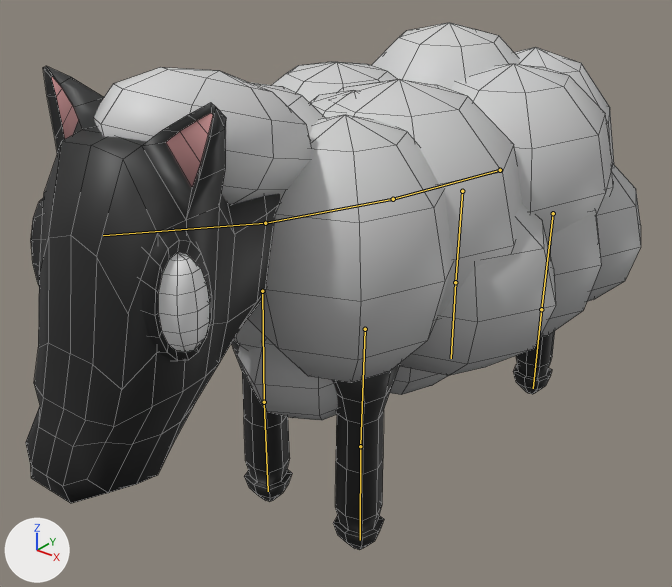
The Blender file Assets/Models/Sheep.blend as it was, and as the next commit left it.
Both versions are drawn from a 50 mm lens placed at (0.749, -1.071, 0.949), pointed at (-0.047, -0.076, 0.332). Lighting does not change. The marker at lower left points along +X, +Y and +Z. The bones that bend it are drawn over the model as lines. Mesh edges are drawn as thin lines.
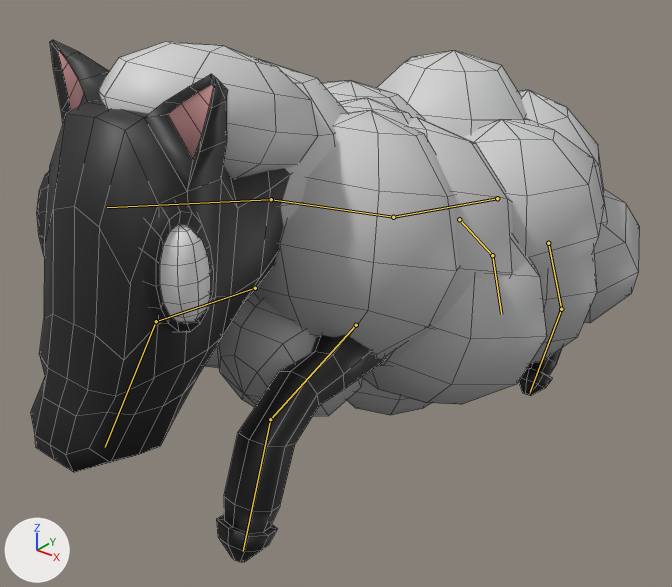
The newer file adds an action. The first version stands in its rest pose; the second is drawn at frame 30 of the action 'Run'.

Changed parts and their boxes (x1, y1, x2, y2) in the pictures (672 x 587 px):
'Cube', posed: before (26, 22, 641, 550); after (31, 40, 639, 562)
bone 'Main', root to tip: before (500, 170) to (393, 199); after (497, 198) to (393, 217)
bone 'Back', root to tip: before (393, 199) to (265, 223); after (393, 217) to (271, 199)
bone 'Head', root to tip: before (265, 223) to (103, 235); after (271, 199) to (107, 207)
bone 'UpperLeg_FL', root to tip: before (365, 329) to (360, 446); after (356, 325) to (270, 419)
bone 'LowerLeg_FL', root to tip: before (360, 446) to (360, 540); after (270, 419) to (243, 551)
bone 'UpperLeg_FR', root to tip: before (262, 291) to (264, 402); after (255, 288) to (156, 321)
bone 'LowerLeg_FR', root to tip: before (264, 402) to (268, 491); after (156, 321) to (105, 447)
bone 'UpperLeg_BL', root to tip: before (553, 213) to (541, 309); after (548, 243) to (561, 309)
bone 'LowerLeg_BL', root to tip: before (541, 309) to (533, 388); after (561, 309) to (530, 392)
bone 'UpperLeg_BR', root to tip: before (462, 191) to (455, 282); after (459, 219) to (492, 255)
bone 'LowerLeg_BR', root to tip: before (455, 282) to (451, 358); after (492, 255) to (501, 314)

Edits to the bpy script that builds the scene:
```text
Change bone_main:
    where bone_main = bpy.data.objects['Armature'].pose.bones['Main']
    bone_main.location: (0.0, 0.0, 0.0) -> (0.0, -0.006, -0.052)
    bone_main.rotation_quaternion: (1.0, 0.0, 0.0, 0.0) -> (0.999, 0.036, 0.0, 0.0)  # degrees (0, 0, 0) -> degrees (4, 0, 0)
Change bone_back:
    where bone_back = bpy.data.objects['Armature'].pose.bones['Back']  # child of 'Main'
    bone_back.rotation_quaternion: (1.0, 0.0, 0.0, 0.0) -> (0.998, 0.065, 0.005, -0.011)  # degrees (0, 0, 0) -> degrees (7, 1, -1)
Change bone_head:
    where bone_head = bpy.data.objects['Armature'].pose.bones['Head']  # child of 'Back'
    bone_head.rotation_quaternion: (1.0, 0.0, 0.0, 0.0) -> (0.994, -0.104, -0.01, -0.001)  # degrees (0, 0, 0) -> degrees (-12, -1, 0)
Change bone_upperleg_fl:
    where bone_upperleg_fl = bpy.data.objects['Armature'].pose.bones['UpperLeg_FL']  # child of 'Back'
    bone_upperleg_fl.rotation_quaternion: (1.0, 0.0, 0.0, 0.0) -> (0.865, -0.502, -0.009, -0.028)  # degrees (0, 0, 0) -> degrees (-60, -3, -2)
Change bone_lowerleg_fl:
    where bone_lowerleg_fl = bpy.data.objects['Armature'].pose.bones['LowerLeg_FL']  # child of 'UpperLeg_FL'
    bone_lowerleg_fl.rotation_quaternion: (1.0, 0.0, 0.0, 0.0) -> (0.907, 0.42, 0.012, 0.02)  # degrees (0, 0, 0) -> degrees (50, 0, 3)
Change bone_upperleg_fr:
    where bone_upperleg_fr = bpy.data.objects['Armature'].pose.bones['UpperLeg_FR']  # child of 'Back'
    bone_upperleg_fr.rotation_quaternion: (1.0, 0.0, 0.0, 0.0) -> (0.747, -0.665, -0.007, -0.013)  # degrees (0, 0, 0) -> degrees (-83, -2, -1)
Change bone_lowerleg_fr:
    where bone_lowerleg_fr = bpy.data.objects['Armature'].pose.bones['LowerLeg_FR']  # child of 'UpperLeg_FR'
    bone_lowerleg_fr.rotation_quaternion: (1.0, 0.0, 0.0, 0.0) -> (0.888, 0.459, 0.001, -0.02)  # degrees (0, 0, 0) -> degrees (55, 1, -2)
Change bone_upperleg_bl:
    where bone_upperleg_bl = bpy.data.objects['Armature'].pose.bones['UpperLeg_BL']  # child of 'Main'
    bone_upperleg_bl.rotation_quaternion: (1.0, 0.0, 0.0, 0.0) -> (0.956, 0.292, 0.0, 0.0)  # degrees (0, 0, 0) -> degrees (34, 0, 0)
Change bone_lowerleg_bl:
    where bone_lowerleg_bl = bpy.data.objects['Armature'].pose.bones['LowerLeg_BL']  # child of 'UpperLeg_BL'
    bone_lowerleg_bl.rotation_quaternion: (1.0, 0.0, 0.0, 0.0) -> (0.837, -0.548, 0.0, 0.0)  # degrees (0, 0, 0) -> degrees (-66, 0, 0)
Change bone_upperleg_br:
    where bone_upperleg_br = bpy.data.objects['Armature'].pose.bones['UpperLeg_BR']  # child of 'Main'
    bone_upperleg_br.rotation_quaternion: (1.0, 0.0, 0.0, 0.0) -> (0.887, 0.462, 0.0, 0.0)  # degrees (0, 0, 0) -> degrees (55, 0, 0)
Change bone_lowerleg_br:
    where bone_lowerleg_br = bpy.data.objects['Armature'].pose.bones['LowerLeg_BR']  # child of 'UpperLeg_BR'
    bone_lowerleg_br.rotation_quaternion: (1.0, 0.0, 0.0, 0.0) -> (0.965, -0.264, 0.0, 0.0)  # degrees (0, 0, 0) -> degrees (-31, 0, 0)
```
